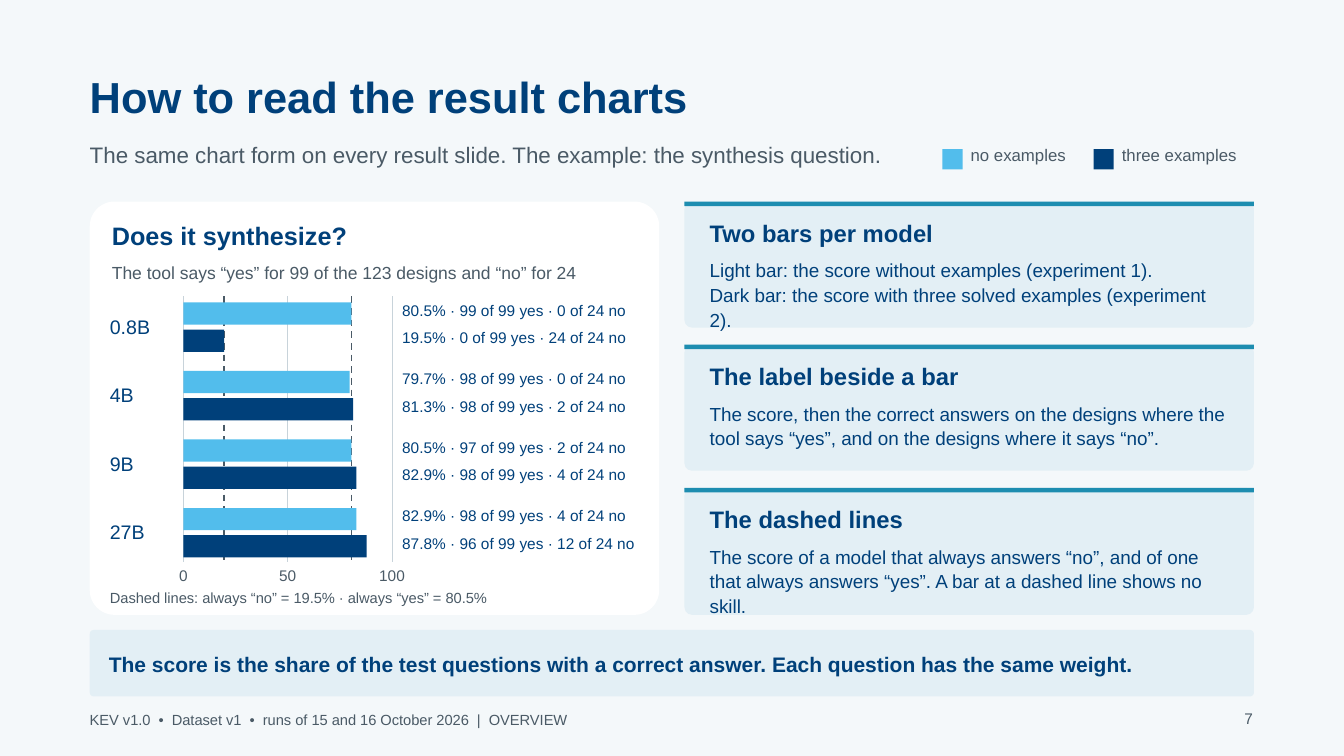
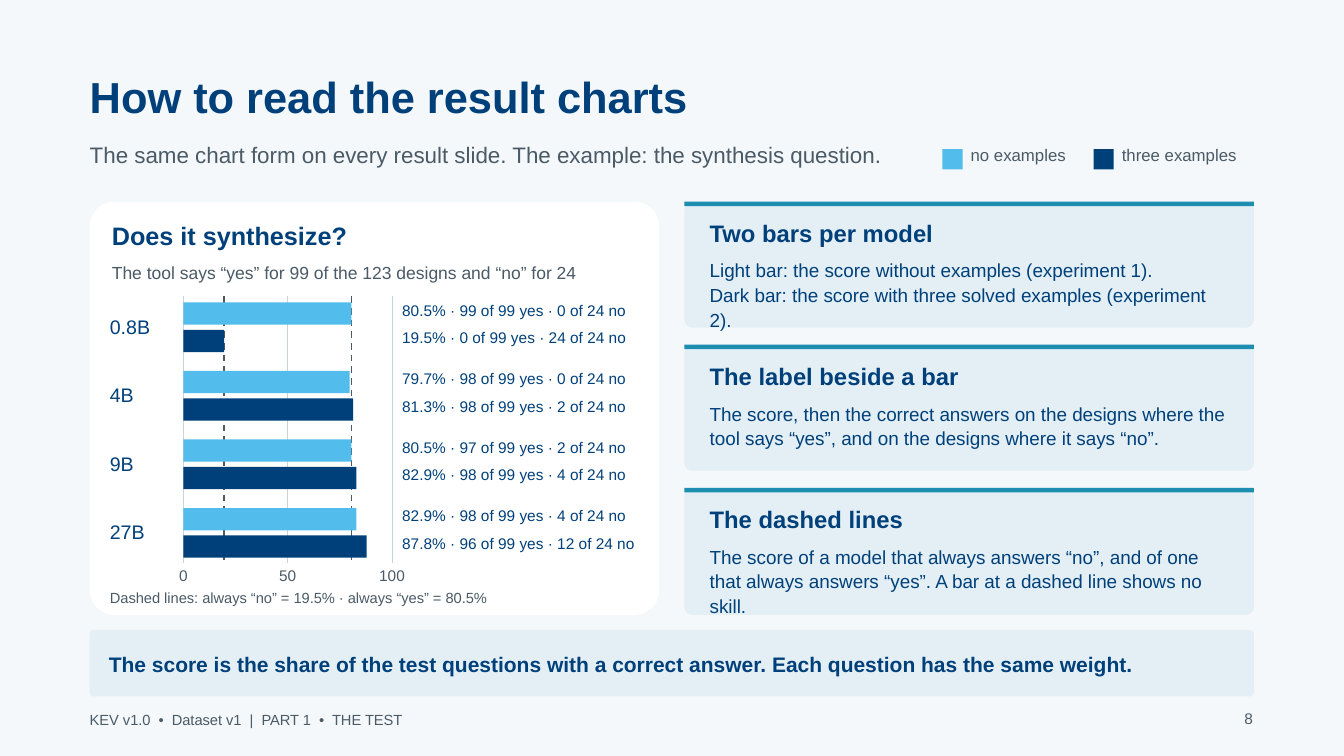
Before and after one commit to stef-c1/JEV_RTL_Benchmarking, a slide deck: slide 8 of presentations/KEV_RTL_findings_20261015.pptx (slide 7 before the commit). Drawn at 1344x756 pixels with LibreOffice and Linux fonts; fonts in the diff are those of the drawing. Boxes give left, top, right and bottom in pixels: in the first picture for what was removed or moved away, otherwise in the second. Text is boxed around its words. In the diff, an @@ line names an element or a change of style, - is before the commit and + after.

```diff
--- a/presentations/KEV_RTL_findings_20261015.pptx
+++ b/presentations/KEV_RTL_findings_20261015.pptx
@@ text at (90, 715, 402, 725): text changed @@
-KEV v1.0 • Dataset v1 • runs of 15 and 16 October 2026 | OVERVIEW
+KEV v1.0 • Dataset v1 | PART 1 • THE TEST
@@ text at (1244, 713, 1253, 724): text changed @@
-7
+8
```
Also in this commit, not shown: 26 other slides changed, 5 slides added, 2 slides removed, 45 other files.
